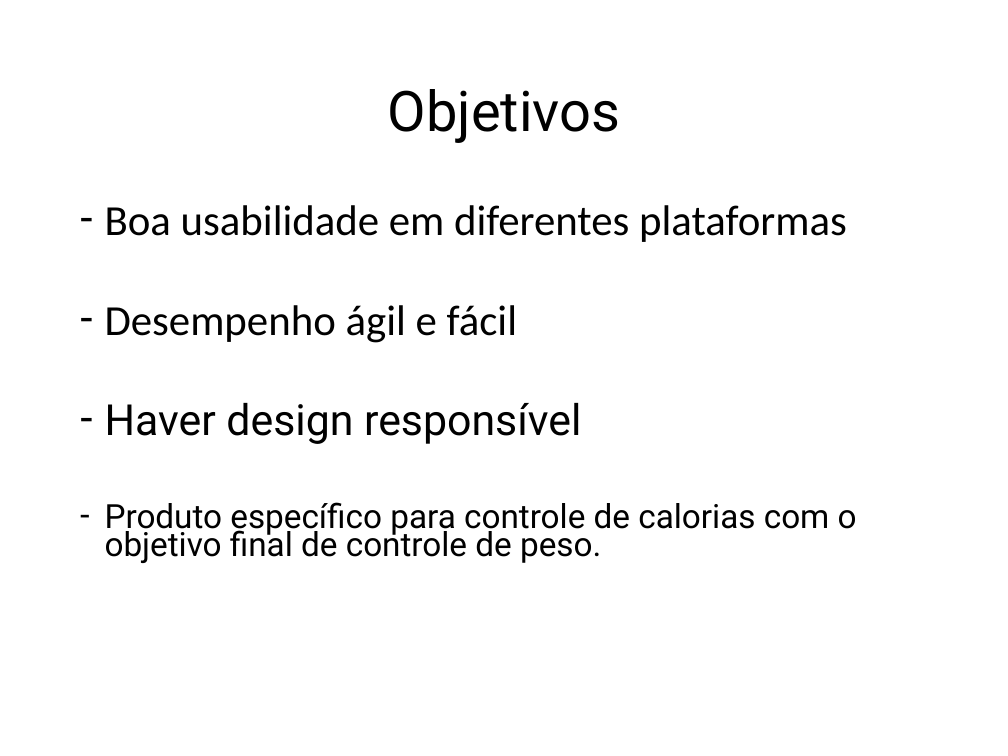
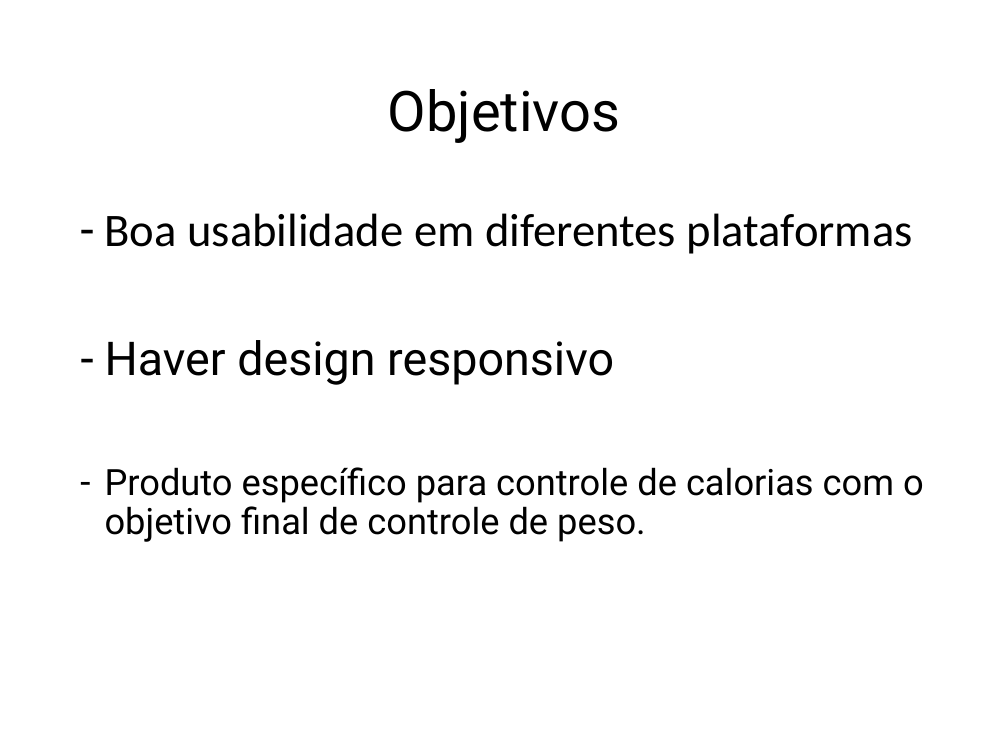
Before and after one commit to LeonDias1989/Kcal-Control, a slide deck: slide 8 of Kcal Control.pptx. Drawn at 1008x756 pixels with LibreOffice and Linux fonts; fonts in the diff are those of the drawing. Boxes give left, top, right and bottom in pixels: in the first picture for what was removed or moved away, otherwise in the second. Text is boxed around its words. In the diff, an @@ line names an element or a change of style, - is before the commit and + after.

```diff
--- a/Kcal Control.pptx
+++ b/Kcal Control.pptx
@@ text at bbox=[105, 213, 924, 542]: size 30.6 to 33.3 pt in "Boa usabilidade em diferentes plataformas"; size 23.8 to 25.9 pt in "Produto específico para controle de calorias com ..."; line spacing 0.7 to 0.9 @@
@@ text at bbox=[105, 340, 614, 385]: text changed; size 30.6 to 33.3 pt @@
-– Desempenho ágil e fácil
-– Haver design responsível
+– Haver design responsivo
```
Also in this commit, not shown: 13 other slides changed, 2 slides removed, 11 other files.
